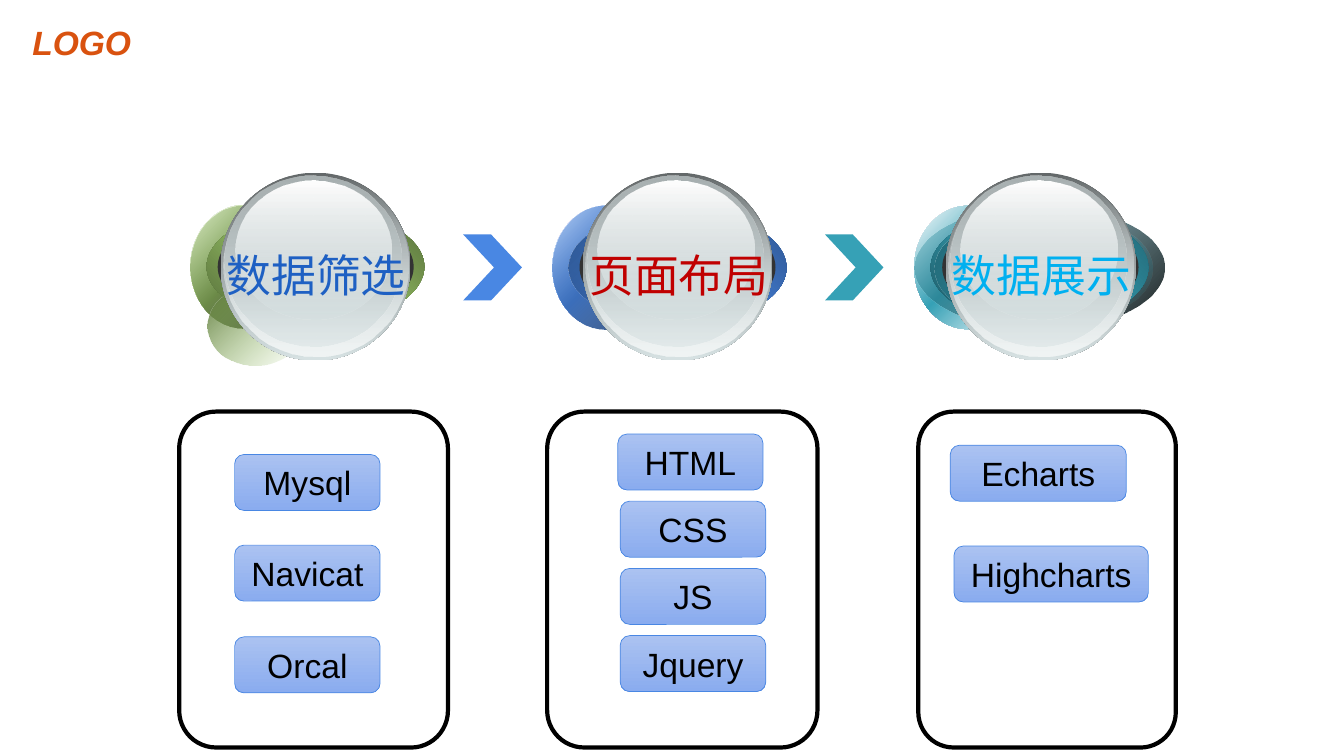
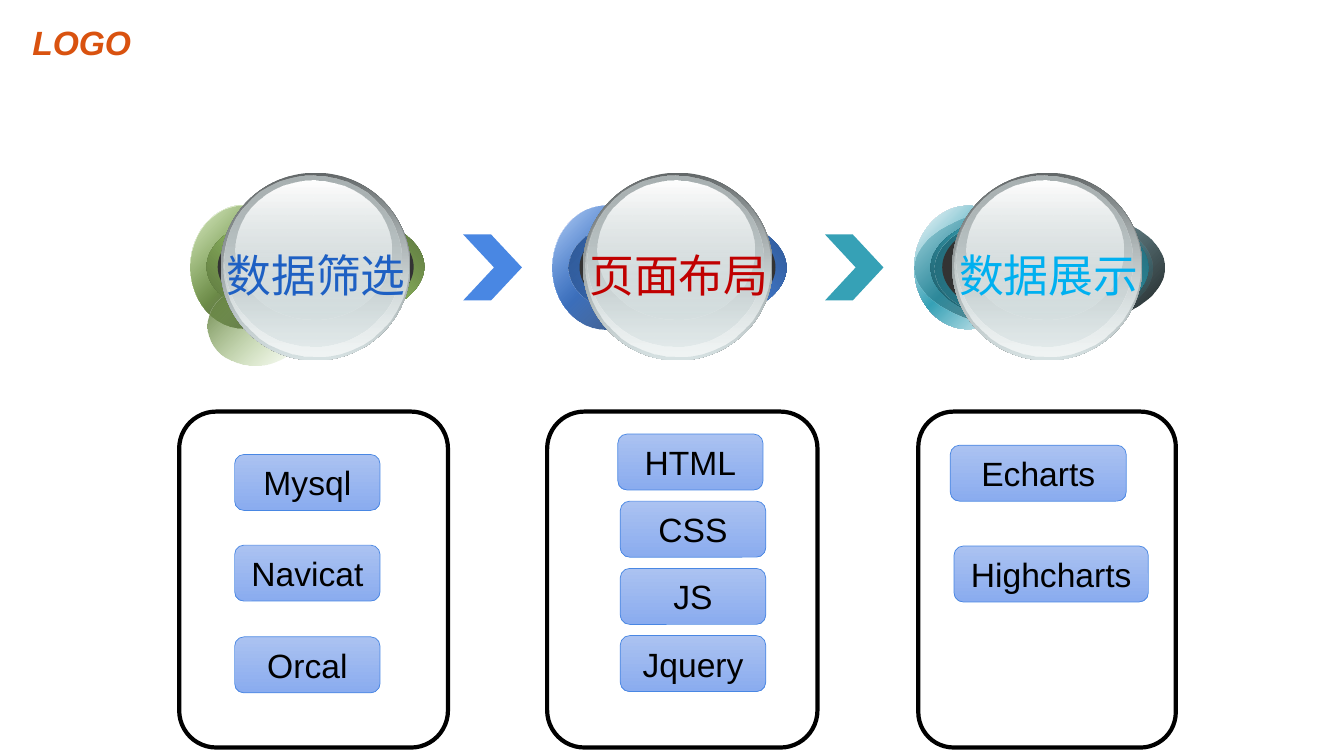
Before and after one commit to tswctsx/k12xm, a slide deck: slide 7 of k12行业数据分析.ppt. Drawn at 1344x756 pixels with LibreOffice and Linux fonts; fonts in the diff are those of the drawing; background and template pictures are left out. Boxes give left, top, right and bottom in pixels: in the first picture for what was removed or moved away, otherwise in the second. Text is boxed around its words. In the diff, an @@ line names an element or a change of style, - is before the commit and + after.

```diff
--- a/k12行业数据分析.ppt
+++ b/k12行业数据分析.ppt
@@ 4 ellipses, 1 text: place and size @@
-4 ellipses, 1 text at bbox=[945, 172, 1135, 360]
+4 ellipses, 1 text at bbox=[952, 172, 1143, 360]
```
Also in this commit, not shown: 2 other slides changed, 2 other files.
